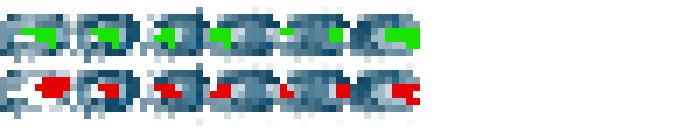
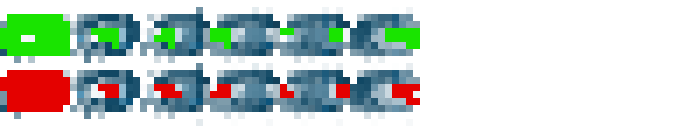
Before/after of a 700 x 140 layered artwork. What changed in the layer stack:
painted on "Layer #3" over [0, 14, 70, 112]
